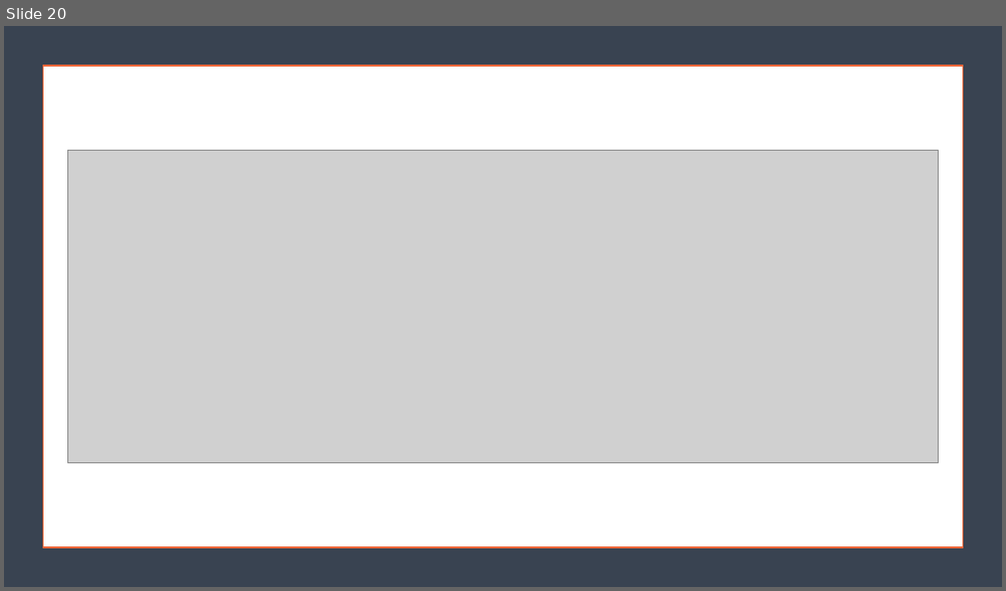
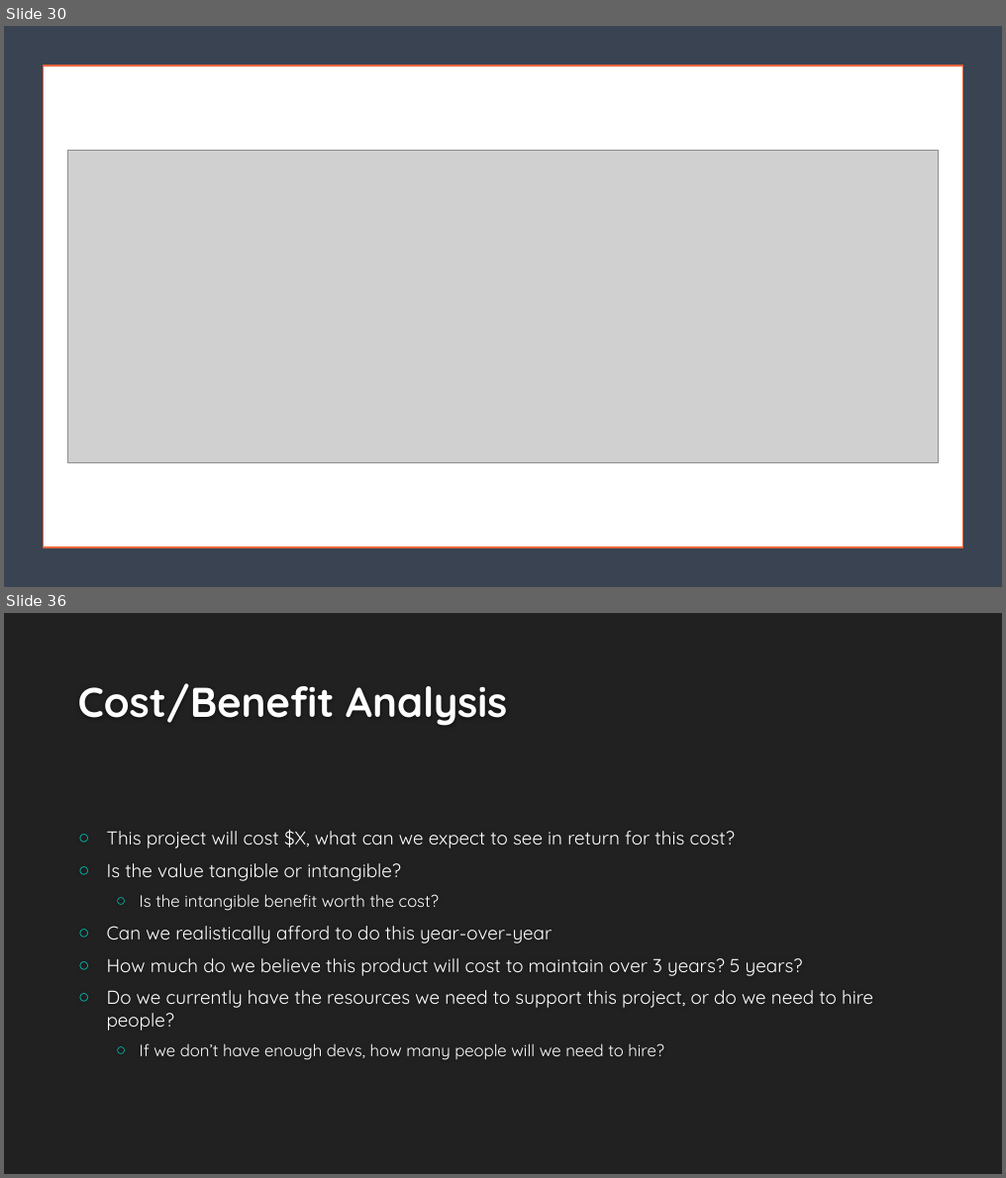
Before and after one commit to hexa-decim8/ISBPM, a slide deck: Class_Materials/Week_3/Day_1/ISBPM w3d1.pptx. Shown one above the other, each under a label of ours: slide 20 before the commit, slides 30 and 36 after it; the slides between them are not shown. The pictures are 1006x591 and 1006x1178 pixels, drawn with LibreOffice and Linux fonts; fonts in the diff are those of the drawing; grey boxes stand for pictures; background and template pictures are left out. Boxes give left, top, right and bottom in pixels: in the first picture for what was removed or moved away, otherwise in the second. Text is boxed around its words. In the diff, an @@ line names an element or a change of style, - is before the commit and + after.

```diff
--- a/Class_Materials/Week_3/Day_1/ISBPM w3d1.pptx
+++ b/Class_Materials/Week_3/Day_1/ISBPM w3d1.pptx
@@ slide 36 added at [4, 613, 1002, 1174], background #212121 @@
@@ title added at [78, 683, 507, 726], 40 pt, text #FEFEFE, bold @@
+Cost/Benefit Analysis
@@ text added at [107, 829, 873, 1060], 18 pt, text #FFFFFF @@
+○ This project will cost $X, what can we expect to see in return for this cost?
+○ Is the value tangible or intangible?
+  ○ Is the intangible benefit worth the cost?
+○ Can we realistically afford to do this year-over-year
+○ How much do we believe this product will cost to maintain over 3 years? 5 years?
+○ Do we currently have the resources we need to support this project, or do we need to hire people?
+  ○ If we don’t have enough devs, how many people will we need to hire?
@@ what was slide 20 is now slide 30 @@
```
Also in this commit, not shown: 4 slides changed, 27 other slides added, 1 slide removed, 5 other files.
